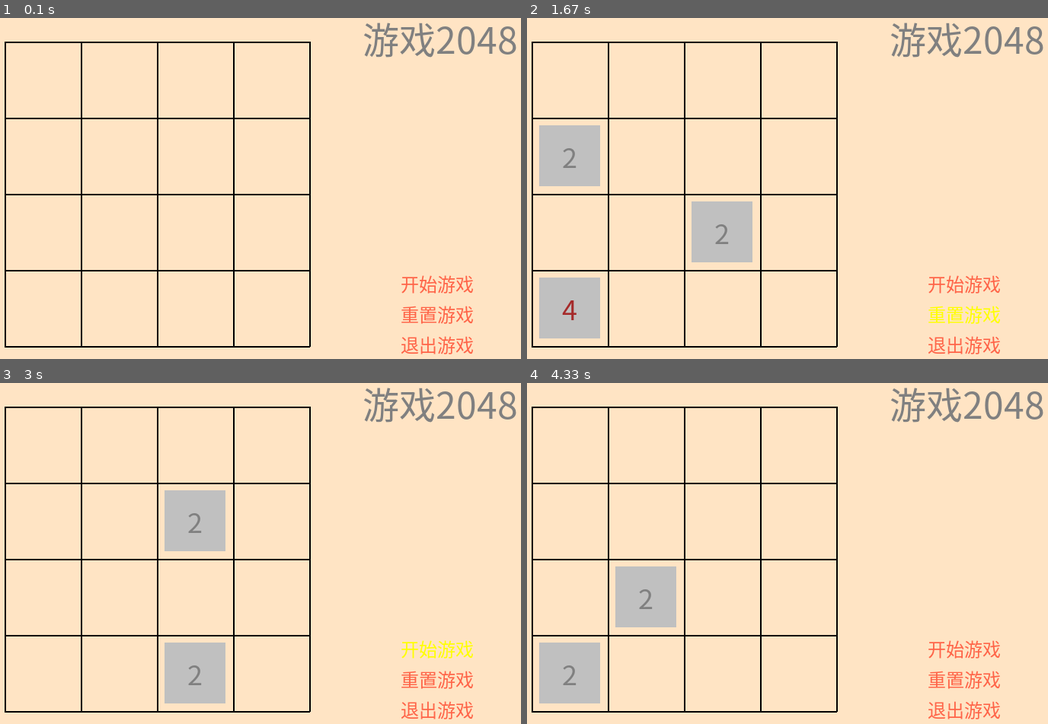
Above: before the commit, frames 1-4 (two rows, left to right).
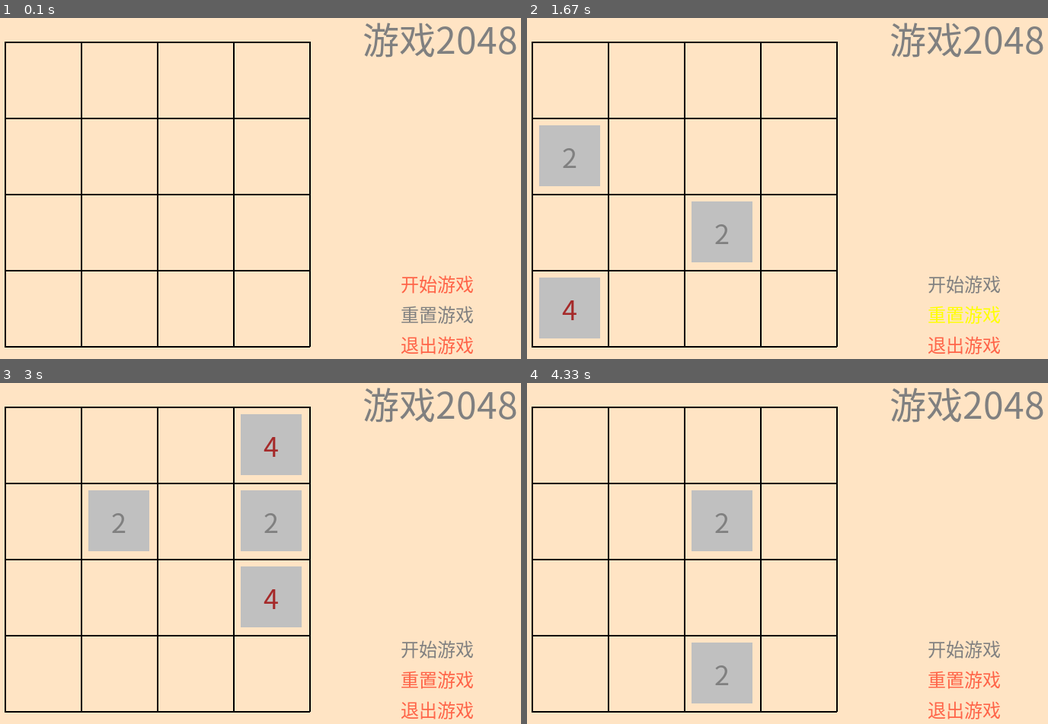
Above: after the commit, the same moments.

Repository: seancheng33/PygameProject
Game: pygame game, started from game2048/game.py
The game is run twice, just before and just after one commit, with the same random seed, the same clock (stepped at 60 frames per second) and the same inputs.
Inputs (mouse positions are in pixels of both pictures, inside the frame that each line leads up to):
- Up to frame 1 (0.1 s): no input
- Up to frame 2 (1.67 s): press the mouse at (964, 283) at 0.37 s; move the mouse to (886, 181) at 0.47 s; release the mouse at (813, 82) at 0.6 s; click "重置游戏" at 0.72 s; tap S at 1 s; tap A at 1.33 s
- Up to frame 3 (3 s): tap W at 1.67 s; tap D at 2 s; click "开始游戏" at 2.38 s
- Up to frame 4 (4.33 s): click "重置游戏" at 3.72 s; click (outside the picture) at 4.05 s

The runs differ from the first frame. In frame 1, 0.3% of the frame differs, in the area x 77-91%, y 84-90%; in frame 2, 0.3%; in frame 3, 13%, in the area x 16-91%, y 9-94%; in frame 4, 8.6%.

Commit message:
按键的逻辑修改完成。符合使用习惯

Diff:
--- a/game2048/game.py
+++ b/game2048/game.py
@@ -139,21 +139,29 @@
             x, y = pygame.mouse.get_pos()
             pressed = pygame.mouse.get_pressed()
 
-            if btStartRect.collidepoint(x, y):
+            # 按键的可用和禁用判断
+            if gamestatus != 'start':
+                btResetText = normalFont.render('重置游戏', True, setting.COLOR_DICT['gray'])
+            else:
+                btStartText = normalFont.render('开始游戏', True, setting.COLOR_DICT['gray'])
+
+            # 开始游戏按键的鼠标事件
+            if btStartRect.collidepoint(x, y) and gamestatus != 'start':
                 btStartText = normalFont.render('开始游戏', True, setting.COLOR_DICT['yellow'])
                 for event in pressed:
                     if event == 1:
                         gameArray = init_game()  # 初始化的游戏数组
                         gamestatus = 'start'
-            else:
+            elif gamestatus != 'start':
                 btStartText = normalFont.render('开始游戏', True, setting.COLOR_DICT['tomato'])
 
-            if btResetRect.collidepoint(x, y):
+            # 重置游戏按键的鼠标事件
+            if btResetRect.collidepoint(x, y) and gamestatus == 'start':
                 btResetText = normalFont.render('重置游戏', True, setting.COLOR_DICT['yellow'])
                 for event in pressed:
                     if event == 1:
                         gameArray = init_game()  # 初始化的游戏数组
-            else:
+            elif gamestatus == 'start':
                 btResetText = normalFont.render('重置游戏', True, setting.COLOR_DICT['tomato'])
 
             if btExitRect.collidepoint(x, y):
--- a/game2048/game_draw.py
+++ b/game2048/game_draw.py
@@ -24,6 +24,8 @@
                 screen.blit(text, text_rect)
 
 
+
+
 def draw_background(screen, titleText, titleRect, btStartText, btStartRect, btResetText, btResetRect, btExitText,
                     btExitRect):
     """绘制网格和按键，标题等"""
Not shown, changed: game2048/readme.md
